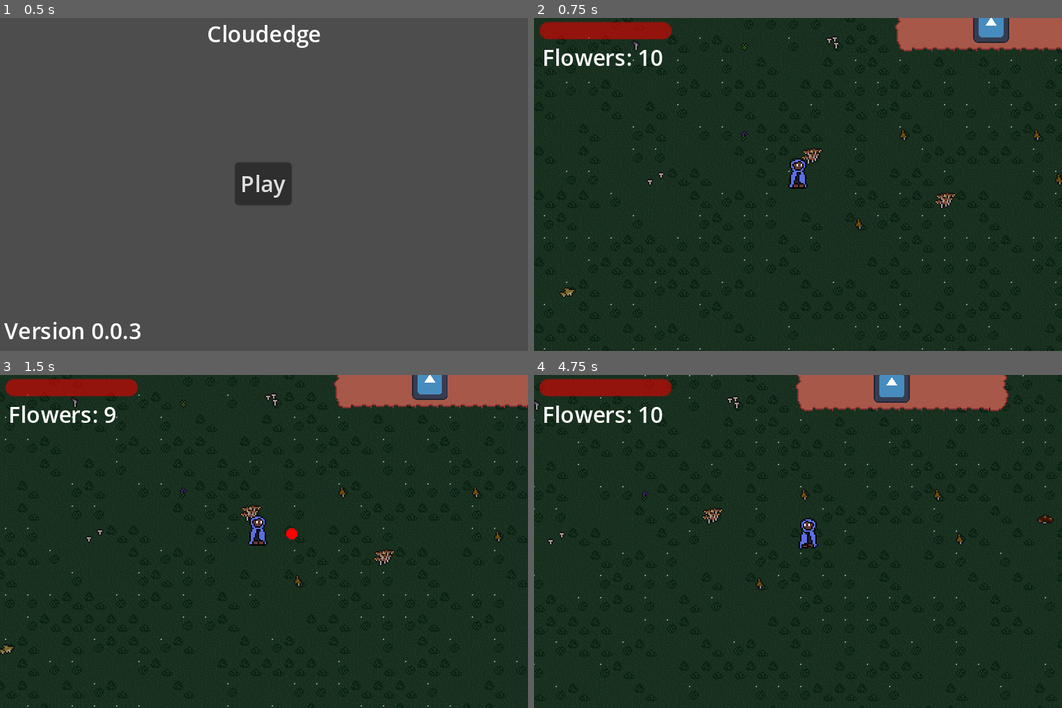
Above: before the commit, frames 1-4 (two rows, left to right).
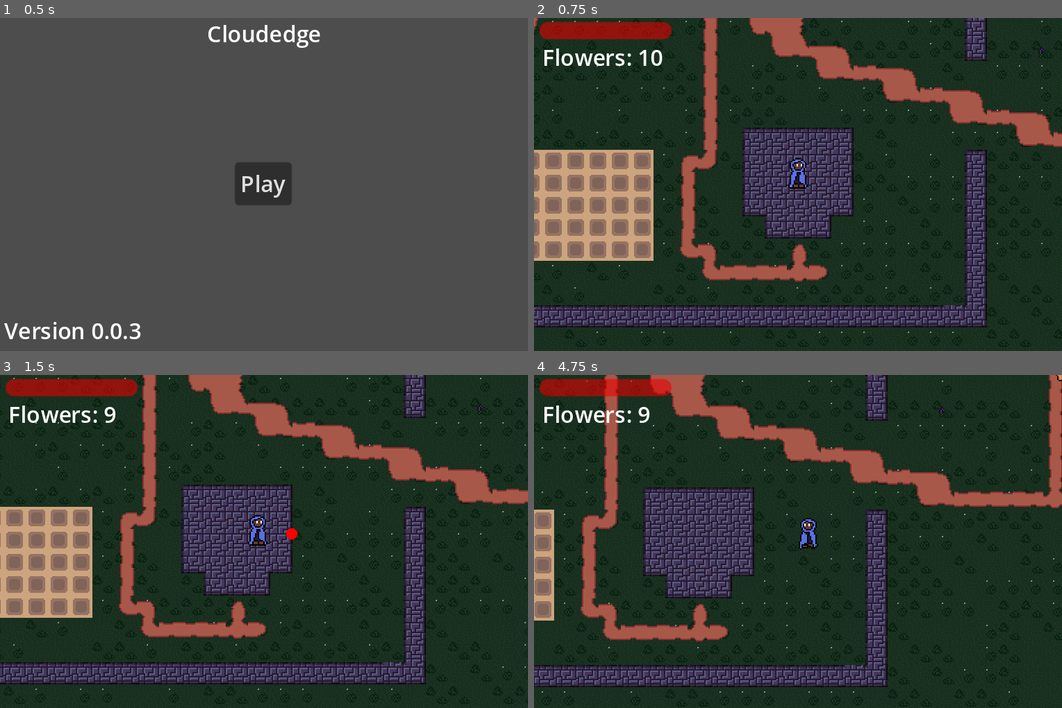
Above: after the commit, the same moments.

Repository: quellus/Mycoflora
Game: Godot game, scene res://scenes/main.tscn
Two runs of this game, one before a commit and one after it. Both use one fixed random seed, a clock stepped at 60 frames per second and the inputs below. The engine's default icon, where the game draws it, is replaced by a stand-in: a white triangle on a blue panel in a dark square.
Inputs (mouse positions are in pixels of both pictures, inside the frame that each line leads up to):
- Up to frame 1 (0.5 s): no input
- Up to frame 2 (0.75 s): click "Play" at 0.5 s
- Up to frame 3 (1.5 s): tap Enter at 1.25 s; move the mouse to (380, 524) at 1.27 s; press the mouse at (380, 524) at 1.28 s; hold D (right) from 1.28 s (still down)
- Up to frame 4 (4.75 s): move the mouse to (692, 558) at 2.02 s; release D (right) at 2.03 s; release the mouse at (692, 558) at 2.03 s; hold S (down) 2.03-2.78 s; tap E (interact) at 2.1 s; move the mouse to (850, 468) at 2.77 s; hold D (right) 2.78-3.53 s; hold Q (swap_weapons) 2.78-3.53 s; move the mouse to (771, 608) at 3.52 s; hold W (up) 3.53-4.28 s; click (771, 608) at 3.6 s; move the mouse to (956, 591) at 4.27 s; hold A (left) from 4.28 s (still down); hold E (interact) from 4.28 s (still down)

Frame 1 is identical in both runs. In frame 2, 29% of the frame differs, in the area x 0-100%, y 0-100%; in frame 3, 28%; in frame 4, 25%.

Commit message:
Fixed the spawn point

Diff:
--- a/scenes/world.tscn
+++ b/scenes/world.tscn
@@ -61,7 +61,7 @@
 [node name="World" type="Node2D" node_paths=PackedStringArray("spawn_points")]
 y_sort_enabled = true
 script = ExtResource("1_m5d1x")
-spawn_points = [NodePath("SpawnPoint2"), NodePath("First Town/Castle/SpawnPoint")]
+spawn_points = [NodePath("First Town/HomeSpawn"), NodePath("First Town/Castle/SpawnPoint")]
 
 [node name="TileMap" type="Node2D" parent="."]
 y_sort_enabled = true
